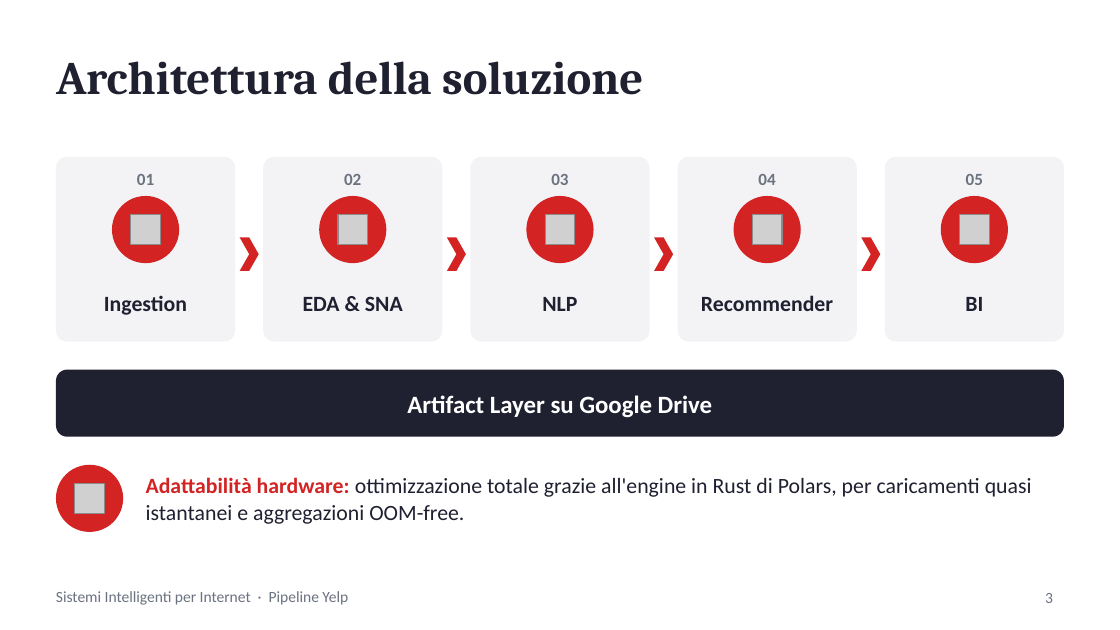
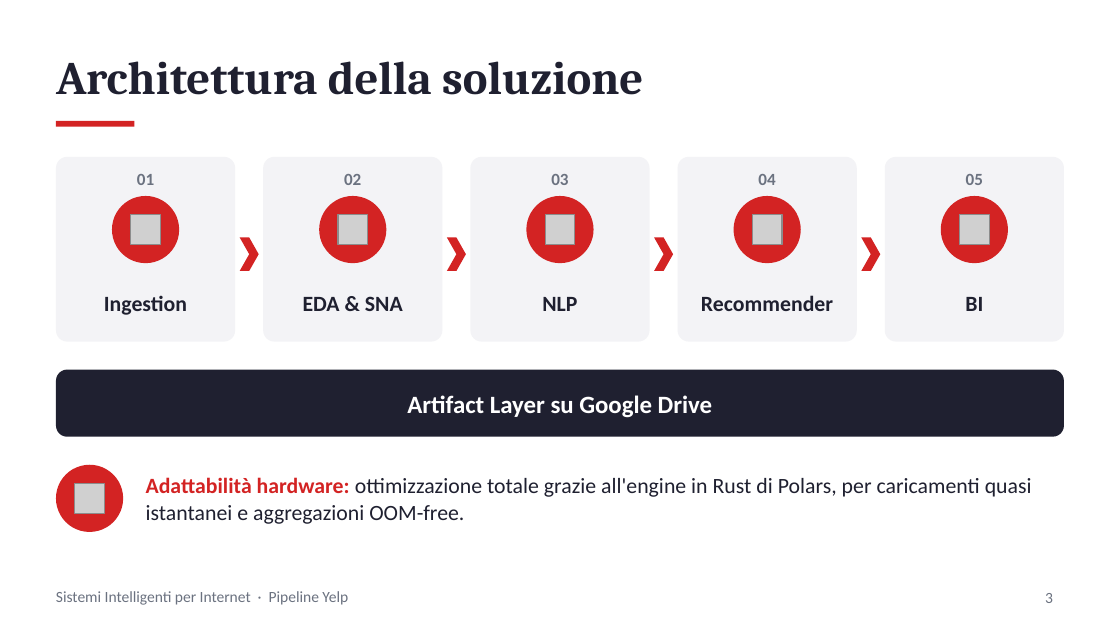
Before and after one commit to valeriofiorentini/yelp-bigdata-mining-recommender, a slide deck: slide 3 of Yelp_Pipeline_Presentazione.pptx. Drawn at 1120x630 pixels with LibreOffice and Linux fonts; fonts in the diff are those of the drawing; grey boxes stand for pictures. Boxes give left, top, right and bottom in pixels: in the first picture for what was removed or moved away, otherwise in the second. Text is boxed around its words. In the diff, an @@ line names an element or a change of style, - is before the commit and + after.

```diff
--- a/Yelp_Pipeline_Presentazione.pptx
+++ b/Yelp_Pipeline_Presentazione.pptx
@@ rectangle added at <box>56,121,134,127</box>, fill #D32323 @@
```
Also in this commit, not shown: 8 other slides changed, 2 other files.
